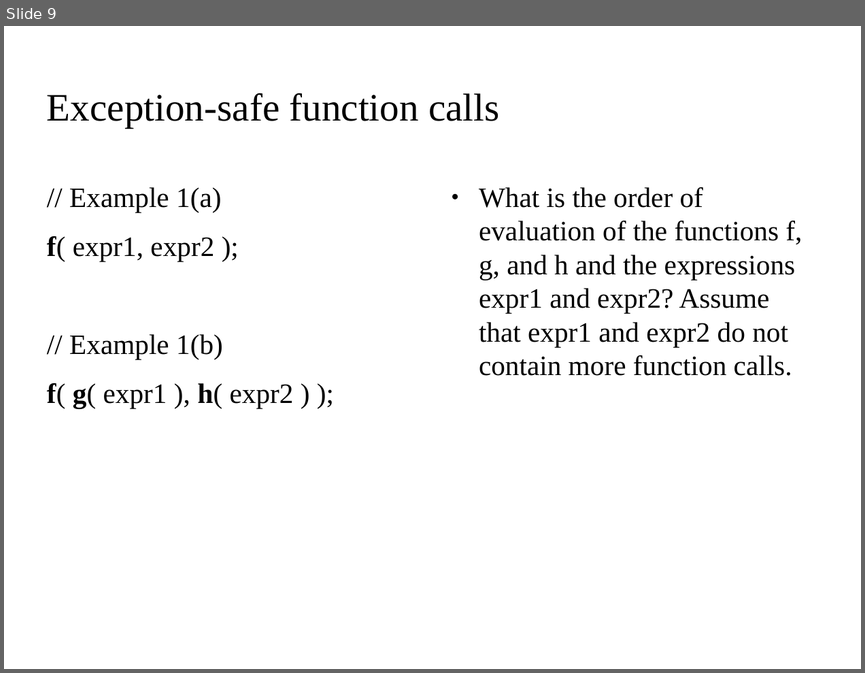
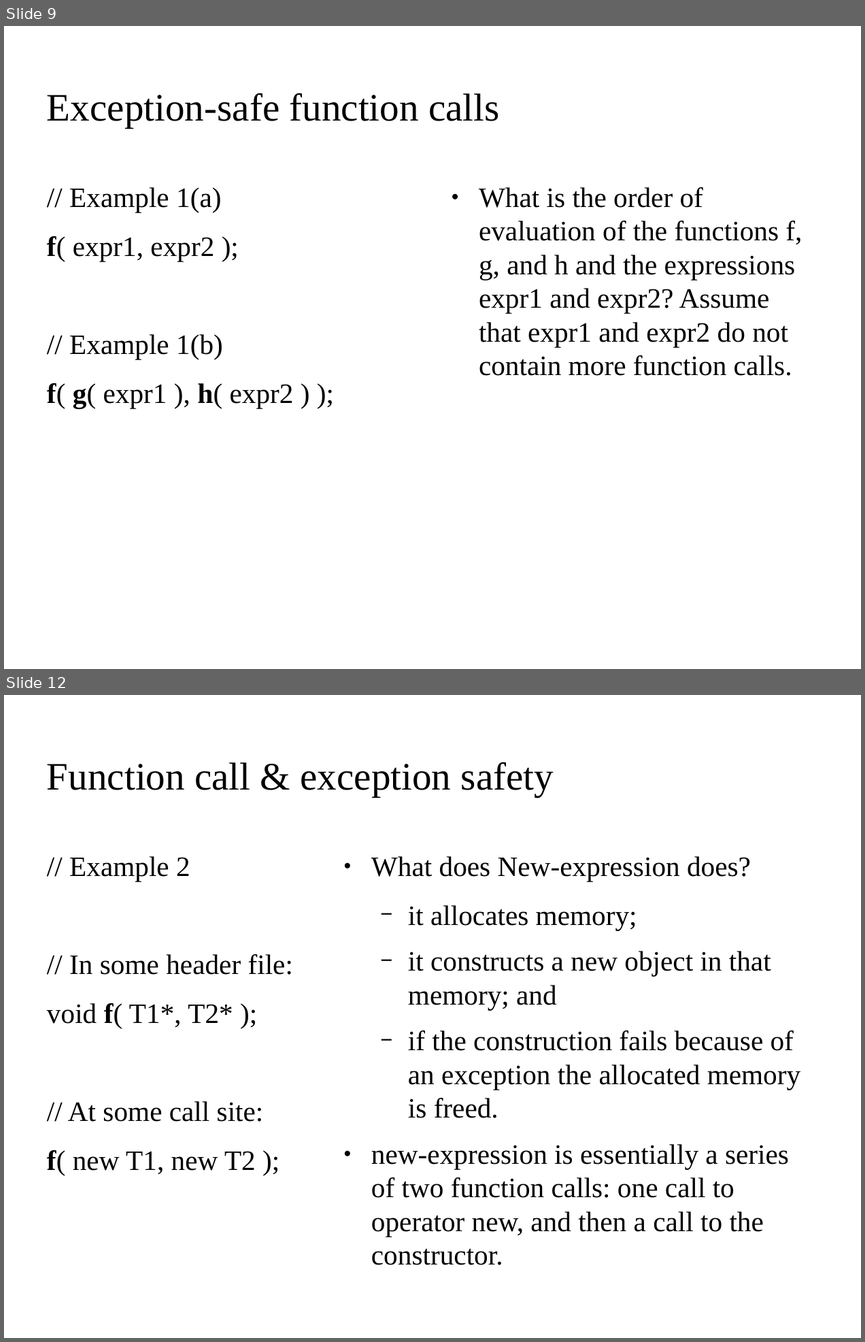
Before and after one commit to kks32/cpp-software-development, a slide deck: Ex10_Exception_Handling_II/Ex10_Exception_Handling_II.odp. Shown one above the other, each under a label of ours: slide 9 before the commit, slides 9 and 12 after it; the slides between them are not shown. The pictures are 865x673 and 865x1342 pixels, drawn with LibreOffice and Linux fonts; fonts in the diff are those of the drawing; background and template pictures are left out. Boxes give left, top, right and bottom in pixels: in the first picture for what was removed or moved away, otherwise in the second. Text is boxed around its words. In the diff, an @@ line names an element or a change of style, - is before the commit and + after.

Commit message:
Exception safe function calls

```diff
--- a/Ex10_Exception_Handling_II/Ex10_Exception_Handling_II.odp
+++ b/Ex10_Exception_Handling_II/Ex10_Exception_Handling_II.odp
@@ slide 12 added at (4, 695, 861, 1338), background picture (left out) @@
@@ title added at (47, 762, 553, 797), 36 pt, text #000000 @@
+Function call & exception safety
@@ text added at (47, 856, 293, 1176), 26 pt, text #000000 @@
+// Example 2
+// In some header file:
+void f( T1*, T2* );
+// At some call site:
+f( new T1, new T2 );
@@ text added at (371, 856, 800, 1232), 26 pt, text #000000 @@
+● What does New-expression does?
+  − it allocates memory;
+  − it constructs a new object in that memory; and
+  − if the construction fails because of an exception the allocated memory is freed.
+● new-expression is essentially a series of two function calls: one call to operator new, and then a call to the constructor.
```
Also in this commit, not shown: 4 other slides added, 1 other file.
